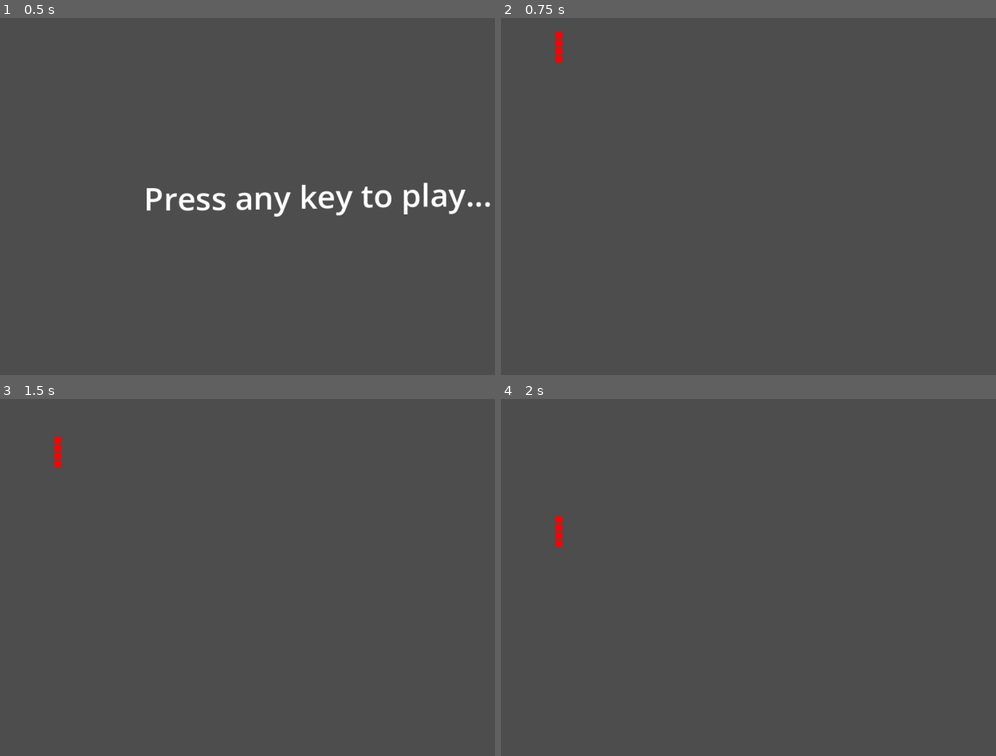
Above: before the commit, frames 1-4 (two rows, left to right).
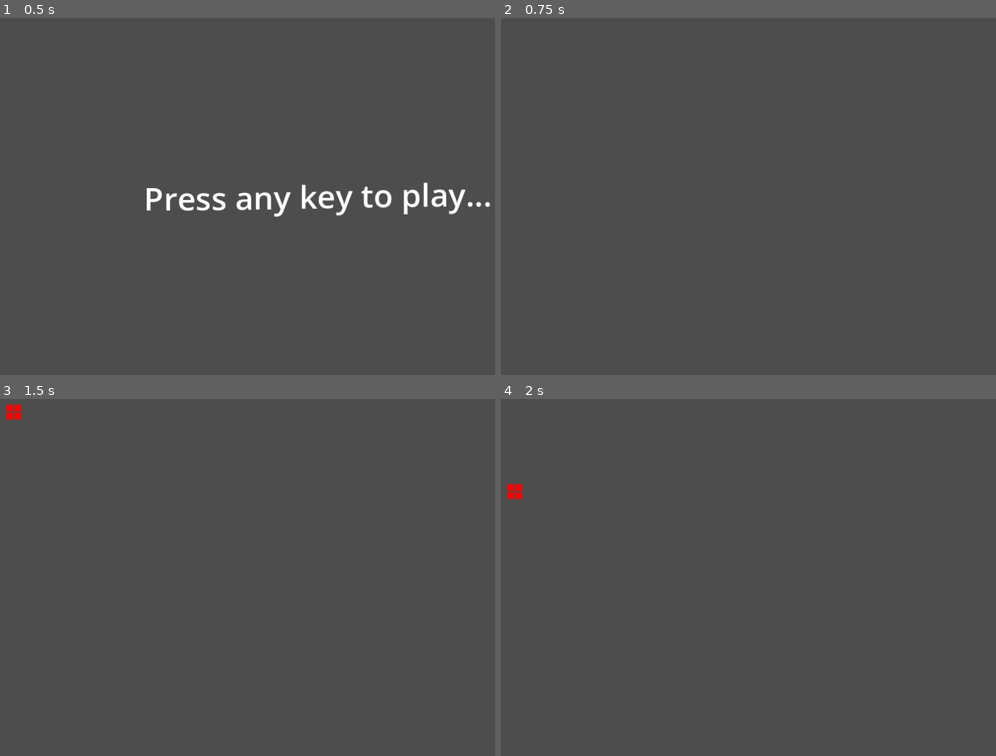
Above: after the commit, the same moments.

Repository: abFrancisco/tetris_clone
Game: Godot game, scene res://main.tscn
Same seed, same stepped clock (60 frames per second), same inputs: the game is played once before the commit and once after it.
Inputs:
- Up to frame 1 (0.5 s): no input
- Up to frame 2 (0.75 s): tap Enter at 0.5 s; hold D (right) from 0.53 s (still down); tap Alt at 0.6 s
- Up to frame 3 (1.5 s): tap Tab at 0.8, 1.35 s; tap Space at 1.25 s; release D (right) at 1.28 s; hold S (down) from 1.28 s (still down)
- Up to frame 4 (2 s): keep holding S (down); tap Ctrl at 1.55 s

Frame 1 is identical in both runs. In frame 2, 0.2% of the frame differs, in the area x 10-13%, y 3-13%; in frame 3, 0.3%, in the area x 1-13%, y 1-20%; in frame 4, 0.3%.

Commit message:
implemented piece commiting, turning current piece into a permanent part of the game_grid

Diff:
--- a/level.gd
+++ b/level.gd
@@ -9,12 +9,24 @@
 var tick_time=1.0
 
 var pieces:Dictionary[String, Array]={
-	"i":[[0, 0, 0, 0],[1, 1, 1, 1],[0, 0, 0 ,0],[0, 0, 0, 0]]
+	"o":[[1, 1], [1, 1]],
+	"i":[[0, 0, 0, 0],[1, 1, 1, 1],[0, 0, 0 ,0],[0, 0, 0, 0]],
+	"l":[[0, 0, 1], [1, 1, 1], [0, 0, 0]],
+	"j":[[1, 0, 0], [1, 1, 1], [0, 0, 0]],
+	"s":[[0, 1, 1], [1, 1, 0], [0, 0, 0]],
+	"z":[[1, 1, 0], [0, 1, 1], [0, 0, 0]],
+	"t":[[0, 1, 0], [1, 1, 1], [0, 0, 0]]
 }
 var current_piece:tetromino=null
+var piece_index:int=0
+var bag_index:int=0
+var bag:Array=[['o', 'i', 'l', 'j', 's', 'z', 't'], ['o', 'i', 'l', 'j', 's', 'z', 't']]
 
 func _ready():
+	randomize()
 	fill_game_grid()
+	for element:Array in bag:
+		element.shuffle()
 	if current_piece==null:
 		spawn_piece()
 
@@ -25,13 +37,11 @@
 				draw_rect(Rect2(x*4, y*4, 2, 2), Color.DARK_BLUE, true, -1.0, true)
 	for x in range(current_piece.cells.size()):
 		for y in range(current_piece.cells.size()):
-			if current_piece.cells[x][y] != 0:
+			if current_piece.cells[y][x] != 0:
 				draw_rect(Rect2((x+current_piece.piece_position.x)*4, (y+current_piece.piece_position.y)*4, 2, 2), Color.RED, true, -1.0, true)
 
 func render():
 	#inside the delayed clock timer
-	if current_piece==null:
-		spawn_piece()
 
 	queue_redraw()
 	#spawn piece into game grid
@@ -56,6 +66,10 @@
 		%TickTimer.start()
 	elif event.is_action_released("down"):
 		%TickTimer.wait_time=tick_time
+	if event.is_action_pressed("reload"):
+		get_tree().reload_current_scene()
+	if event.is_action_pressed("ui_cancel"):
+		commit_current_piece()
 
 func fill_game_grid():
 	for x in range(grid_width):
@@ -65,9 +79,17 @@
 		game_grid.append(row)
 
 func spawn_piece():
+	if current_piece != null:
+		current_piece.queue_free()
 	current_piece=tetromino.new()
-	current_piece.cells=pieces.get("i")
-	current_piece.piece_position=Vector2(5, 2)
+	current_piece.cells=pieces.get(bag[bag_index][piece_index])
+	current_piece.piece_position=Vector2(0, -2)
+	piece_index += 1
+	if piece_index >= 7:
+		piece_index = 0
+		bag_index += 1
+		if bag_index >= 2:
+			bag_index = 0
 
 func move_piece(vec:Vector2):
 	current_piece.piece_position+=vec
@@ -85,5 +107,13 @@
 			result[n - j - 1][i] = current_piece.cells[i][j];
 	current_piece.cells=result
 
+func commit_current_piece():
+	var piece_size:int=current_piece.cells.size()
+	for x in range(piece_size):
+		for y in range(piece_size):
+			if current_piece.cells[y][x] != 0:
+				game_grid[current_piece.piece_position.x + x][current_piece.piece_position.y + y] = 1
+	spawn_piece()
+
 func _on_gravity_timer_timeout():
 	move_piece(Vector2.DOWN)
--- a/project.godot
+++ b/project.godot
@@ -56,6 +56,11 @@
 , Object(InputEventKey,"resource_local_to_scene":false,"resource_name":"","device":-1,"window_id":0,"alt_pressed":false …(186 unchanged characters)…
 ]
 }
+reload={
+"deadzone": 0.2,
+"events": [Object(InputEventKey,"resource_local_to_scene":false,"resource_name":"","device":-1,"window_id":0,"alt_pressed":false,"shift_pressed":false,"ctrl_pressed":false,"meta_pressed":false,"pressed":false,"keycode":0,"physical_keycode":82,"key_label":0,"unicode":114,"location":0,"echo":false,"script":null)
+]
+}
 
 [rendering]
 
